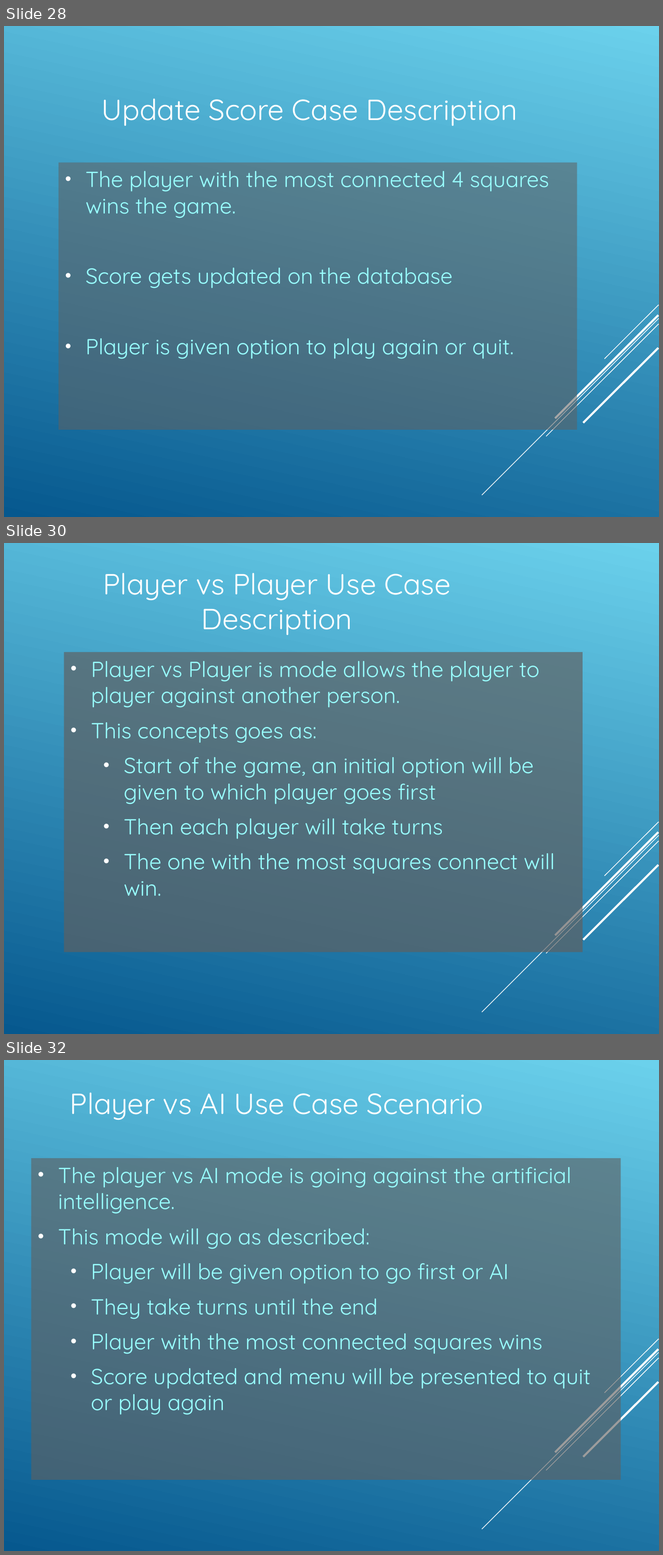
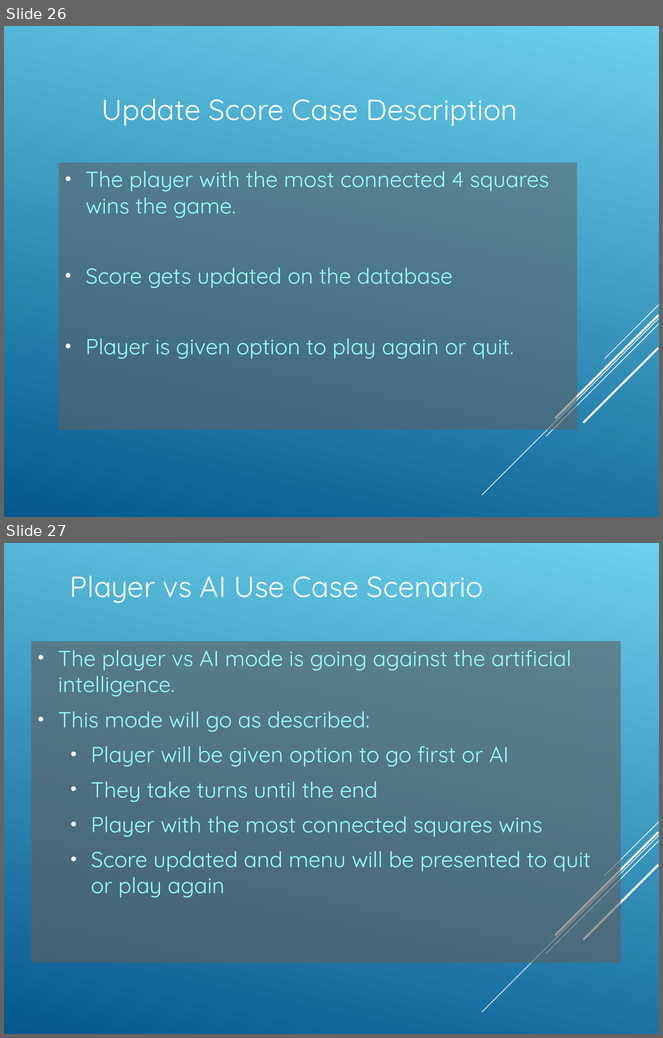
Before and after one commit to Amatarasu/A-Team, a slide deck: Power.Point.Presentation-bk.ppt. Shown one above the other, each under a label of ours: slides 28, 30 and 32 before the commit, slides 26 and 27 after it; the slides between them are not shown. The pictures are 663x1555 and 663x1038 pixels, drawn with LibreOffice and Linux fonts; fonts in the diff are those of the drawing. Boxes give left, top, right and bottom in pixels: in the first picture for what was removed or moved away, otherwise in the second. Text is boxed around its words. In the diff, an @@ line names an element or a change of style, - is before the commit and + after.

```diff
--- a/Power.Point.Presentation-bk.ppt
+++ b/Power.Point.Presentation-bk.ppt
@@ slide 30 removed at <box>4,543,659,1034</box>, background gradient #06588E to #6BD1EC; not listed: 5 template elements that a slide beside it also shows @@
@@ title removed at <box>103,573,451,635</box> @@
-Player vs Player Use Case Description
@@ rectangle removed at <box>64,652,583,953</box> @@
-• Player vs Player is mode allows the player to player against another person.
-• This concepts goes as:
-  • Start of the game, an initial option will be given to which player goes first
-  • Then each player will take turns
-  • The one with the most squares connect will win.
@@ what was slide 28 is now slide 26 @@
@@ what was slide 32 is now slide 27 @@
```
Also in this commit, not shown: 3 slides changed, 4 other slides removed, 6 other files.
